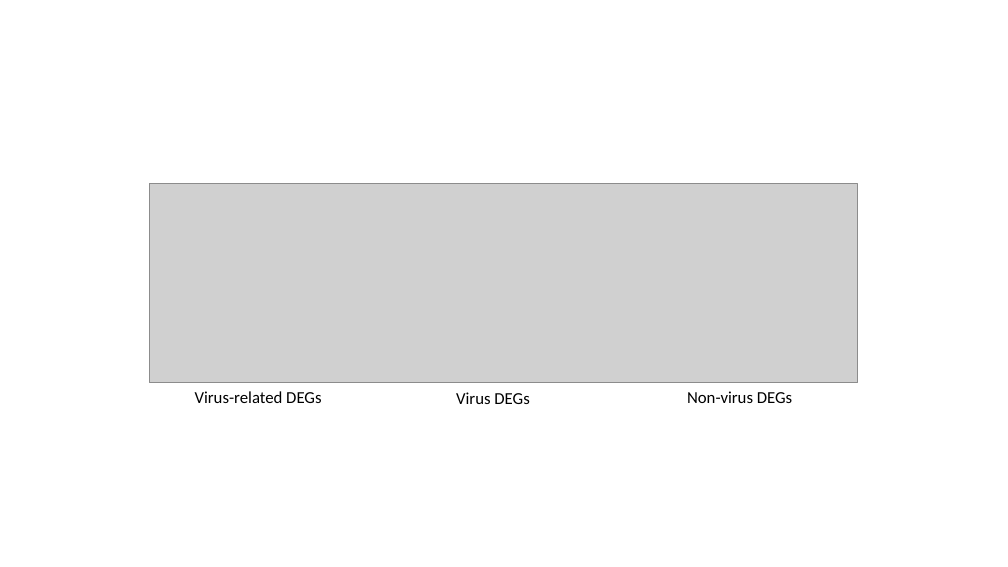
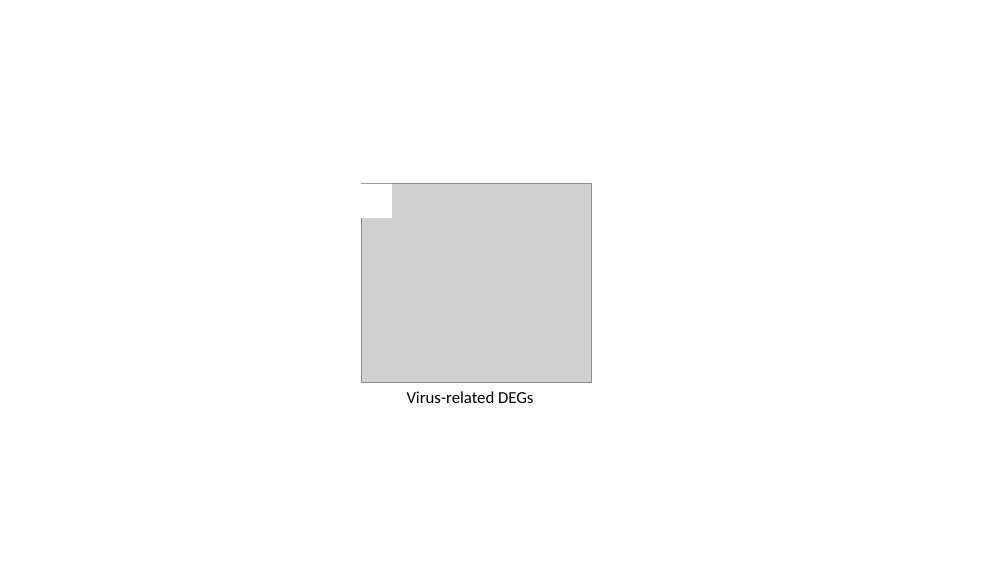
Before and after one commit to lrutter/thesisPresentation, a slide deck: slide 12 of images/Presentation1.pptx. Drawn at 1008x567 pixels with LibreOffice and Linux fonts; fonts in the diff are those of the drawing; grey boxes stand for pictures. Boxes give left, top, right and bottom in pixels: in the first picture for what was removed or moved away, otherwise in the second. Text is boxed around its words. In the diff, an @@ line names an element or a change of style, - is before the commit and + after.

```diff
--- a/images/Presentation1.pptx
+++ b/images/Presentation1.pptx
@@ picture: place and size @@
-picture at <box>149,184,858,383</box>
+picture at <box>361,184,591,383</box>
@@ rectangle added at <box>361,184,392,218</box>, fill #FFFFFF @@
@@ text "Virus-related DEGs": place and size @@
-text "Virus-related DEGs" at <box>195,391,321,403</box>
+text "Virus-related DEGs" at <box>407,391,533,403</box>
@@ text removed at <box>456,392,529,404</box> @@
-Virus DEGs
@@ text removed at <box>687,391,792,403</box> @@
-Non-virus DEGs
```
Also in this commit, not shown: 8 other files.
